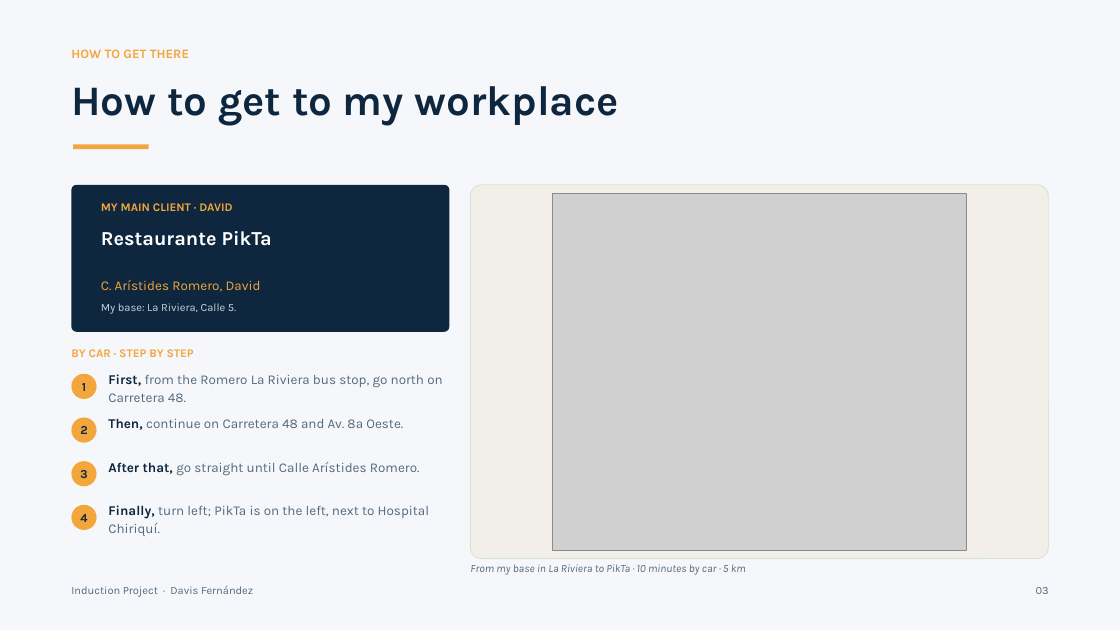
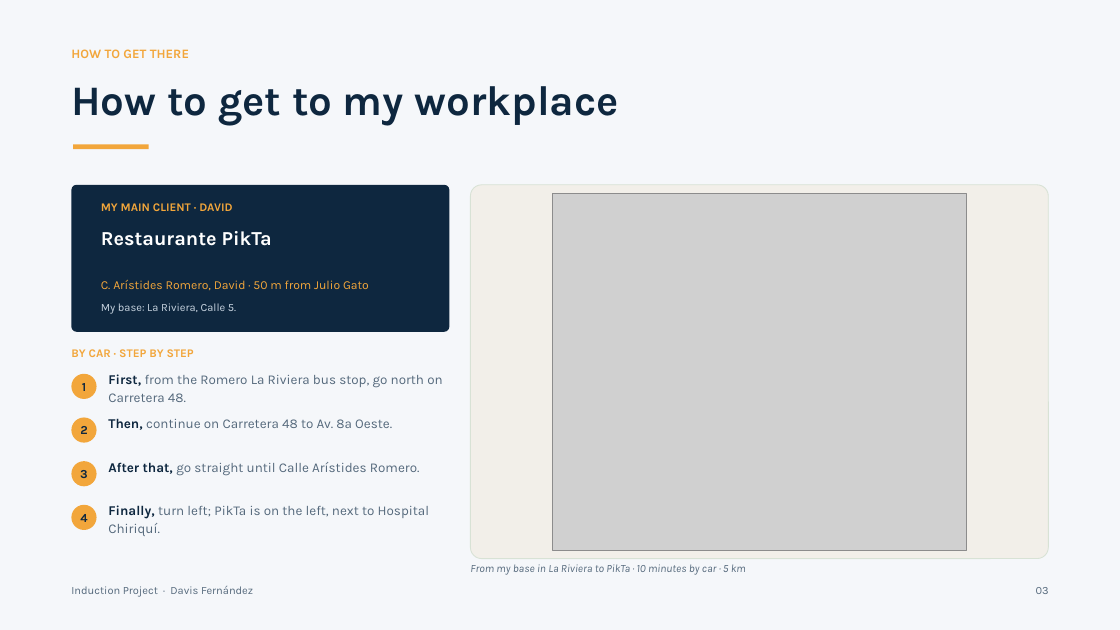
Before and after one commit to Davisday13/welcome-kit-induction, a slide deck: slide 3 of Induction_Project_Davis_Fernandez_FINAL.pptx. Drawn at 1120x630 pixels with LibreOffice and Linux fonts; fonts in the diff are those of the drawing; grey boxes stand for pictures. Boxes give left, top, right and bottom in pixels: in the first picture for what was removed or moved away, otherwise in the second. Text is boxed around its words. In the diff, an @@ line names an element or a change of style, - is before the commit and + after.

Commit message:
Actualizar datos reales: Don Felo, Súper Xtra, Julio Gato y correcciones gramaticales

```diff
--- a/Induction_Project_Davis_Fernandez_FINAL.pptx
+++ b/Induction_Project_Davis_Fernandez_FINAL.pptx
@@ text at (101,280,369,290): text changed; size 11.5 to 10.5 pt @@
-C. Arístides Romero, David
+C. Arístides Romero, David · 50 m from Julio Gato
@@ text at (108,418,392,430): text changed @@
-Then, continue on Carretera 48 and Av. 8a Oeste.
+Then, continue on Carretera 48 to Av. 8a Oeste.
```
Also in this commit, not shown: 3 other slides changed, 6 other files.
